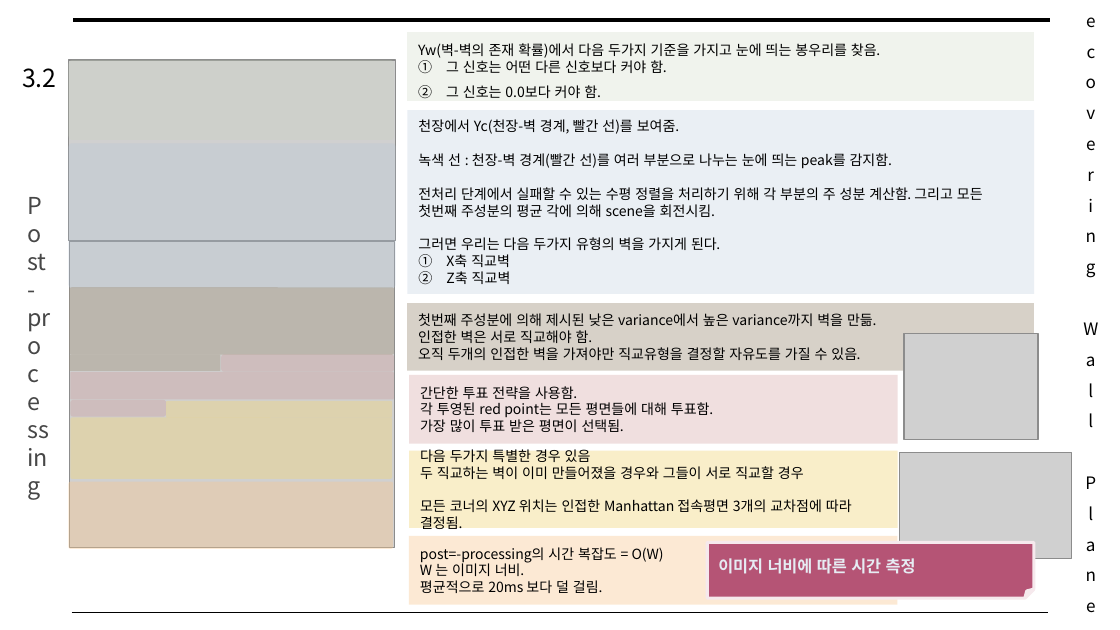
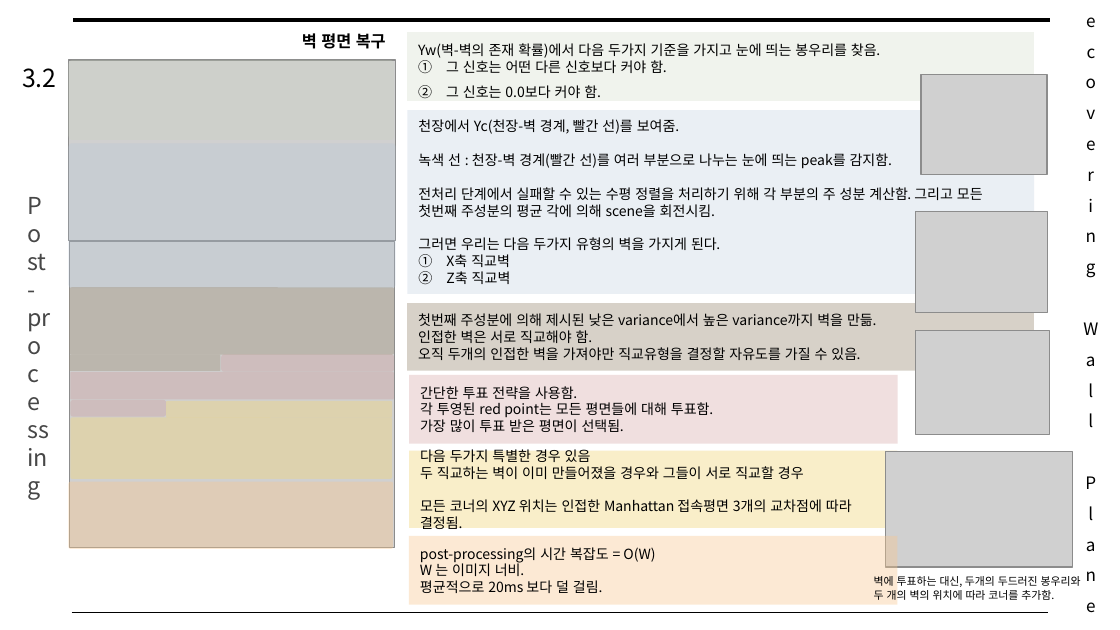
Before and after one commit to arittung/3D_Room_Layout_estimation, a slide deck: slide 8 of 관련 자료/HorizonNet 논문 해석.pptx. Drawn at 1120x630 pixels with LibreOffice and Linux fonts; fonts in the diff are those of the drawing; grey boxes stand for pictures. Boxes give left, top, right and bottom in pixels: in the first picture for what was removed or moved away, otherwise in the second. Text is boxed around its words. In the diff, an @@ line names an element or a change of style, - is before the commit and + after.

```diff
--- a/관련 자료/HorizonNet 논문 해석.pptx
+++ b/관련 자료/HorizonNet 논문 해석.pptx
@@ text added at [302, 33, 386, 49], 10.5 pt, text #000000, bold @@
+벽 평면 복구
@@ picture added at [921, 75, 1047, 175] @@
@@ picture added at [916, 212, 1048, 312] @@
@@ picture: place and size @@
-picture at [904, 334, 1038, 439]
+picture at [916, 330, 1049, 433]
@@ picture: place and size @@
-picture at [899, 452, 1071, 559]
+picture at [886, 451, 1073, 567]
@@ text in rectangle at [420, 547, 655, 563]: text changed @@
-post=-processing의 시간 복잡도 = O(W)
+post-processing의 시간 복잡도 = O(W)
@@ folded corner removed at [708, 542, 1035, 598] @@
-이미지 너비에 따른 시간 측정
@@ text added at [874, 576, 1081, 602], 7 pt, text #000000 @@
+벽에 투표하는 대신, 두개의 두드러진 봉우리와 두 개의 벽의 위치에 따라 코너를 추가함.
```
Also in this commit, not shown: 4 other slides changed, 3 other files.
